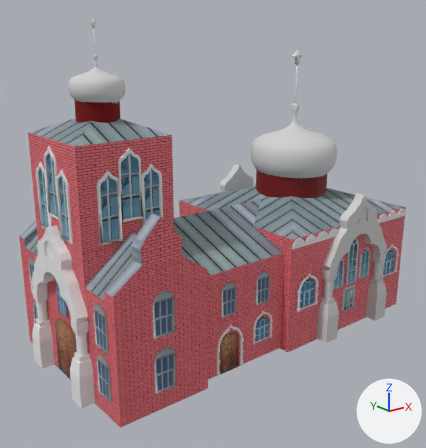
One commit to the OBJ model models/prayer/prayer.obj: the scene before it, then after it.
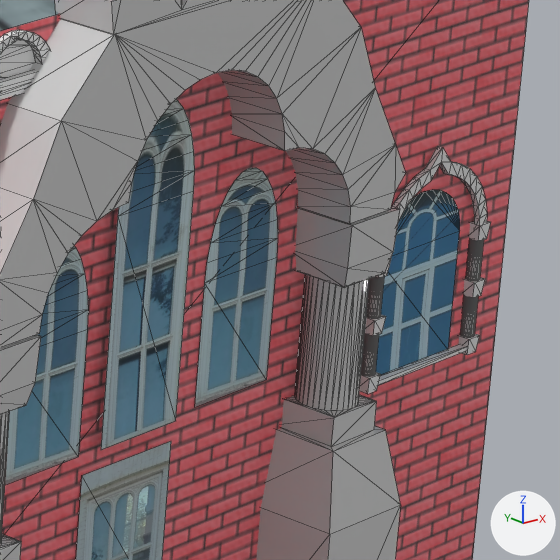
The first picture shows the older version from a camera (50 mm lens) standing at (-9.89, -11.53, 7.94) and looking at (0.17, 1.04, 2.91). The close-ups show both versions on the part from 78% to 96% of the width and 50% to 67% of the height of that picture; other places that the commit changed are outside them. Lighting does not change. The marker at lower right points along +X, +Y and +Z. The close-ups show mesh edges as thin lines. Where no turn or scale is listed for an object, it has been applied to the vertices.

Script lines for the objects in view, before the commit:
```python
me_circle_010 = bpy.data.meshes.new('Circle.010')
me_circle_010.from_pydata(...)  # 380 vertices, 712 faces; spans x 4.645..5.414, y -1.653..-1.577, z 0.971..1.976
me_circle_010.materials.append(mat_none_none)  # white #e7e7e7
me_circle_040_circle_101 = bpy.data.meshes.new('Circle.040_Circle.101')
me_circle_040_circle_101.from_pydata(...)  # 19 vertices, 17 faces; spans x 4.704..5.264, y -1.605, z 1.002..1.782
me_circle_040_circle_101.materials.append(mat_none_okno_main_jpg_003)  # picture img_okno_main_jpg
me_circle_083_circle_041 = bpy.data.meshes.new('Circle.083_Circle.041')
me_circle_083_circle_041.from_pydata(...)  # 19 vertices, 17 faces; spans x 2.905..3.365, y -1.65, z 1.189..2.598
me_circle_083_circle_041.materials.append(mat_none_okna_three_jpg_007)  # picture img_okna_three_jpg
ob_circle_010 = bpy.data.objects.new('Circle.010', me_circle_010)
ob_circle_010.location = (0.0, 0.0, 0.0)
ob_circle_040_circle_101 = bpy.data.objects.new('Circle.040_Circle.101', me_circle_040_circle_101)
ob_circle_040_circle_101.location = (0.0, 0.0, 0.0)
ob_circle_083_circle_041 = bpy.data.objects.new('Circle.083_Circle.041', me_circle_083_circle_041)
ob_circle_083_circle_041.location = (0.0, 0.0, 0.0)
# also in view: 'Plane' at (3.13, -1.61, 0.71); 'Circle.061_Circle.112' at (3.77, -1.61, 1.67); 'Cube.001_Cube.005' at (3.14, -1.6, 2.82); 'Plane.001' at (3.17, -1.71, 1.84); 'Circle.004' at (2.26, -1.62, 2.91)
```
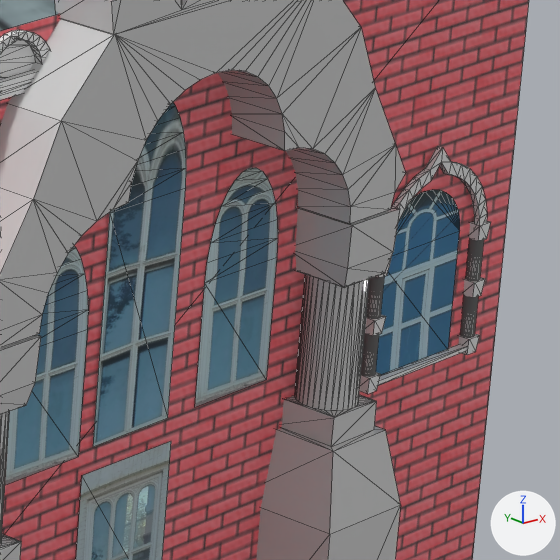
Where the change shows, as pixel boxes [x1, y1, x2, y2] in the close-ups (560 x 560 px):
'Circle.083_Circle.041', deleted
    before: [101, 100, 195, 450]
'Circle.074_Circle.077', added
    after: [93, 103, 186, 447]

The change, as a diff of the scene's bpy script:
```diff
--- a/models/prayer/prayer.obj.py
+++ b/models/prayer/prayer.obj.py
@@ img_three_windows_jpg @@
+img_three_windows_jpg = load_image('three_windows.jpg', 'tex_prayer/three_windows.jpg', 2172, 1666, 'sRGB')
@@ mat_none_three_windows_jpg @@
+mat_none_three_windows_jpg = principled_material('None_three_windows.jpg')
+mat_none_three_windows_jpg.texture = img_three_windows_jpg
+mat_none_three_windows_jpg.roughness = 1.0
@@ me_circle_074_circle_077 @@
+me_circle_074_circle_077.from_pydata(...)  # 19 vertices, 17 faces; spans x 2.905..3.365, y -1.611, z 1.189..2.598
+me_circle_074_circle_077.materials.append(mat_none_three_windows_jpg)  # picture img_three_windows_jpg
@@ ob_circle_083_circle_041 @@
-ob_circle_083_circle_041 = bpy.data.objects.new('Circle.083_Circle.041', me_circle_083_circle_041)
-ob_circle_083_circle_041.location = (0.0, 0.0, 0.0)
@@ ob_circle_074_circle_077 @@
+ob_circle_074_circle_077 = bpy.data.objects.new('Circle.074_Circle.077', me_circle_074_circle_077)
+ob_circle_074_circle_077.location = (0.0, 0.0, 0.0)
```
